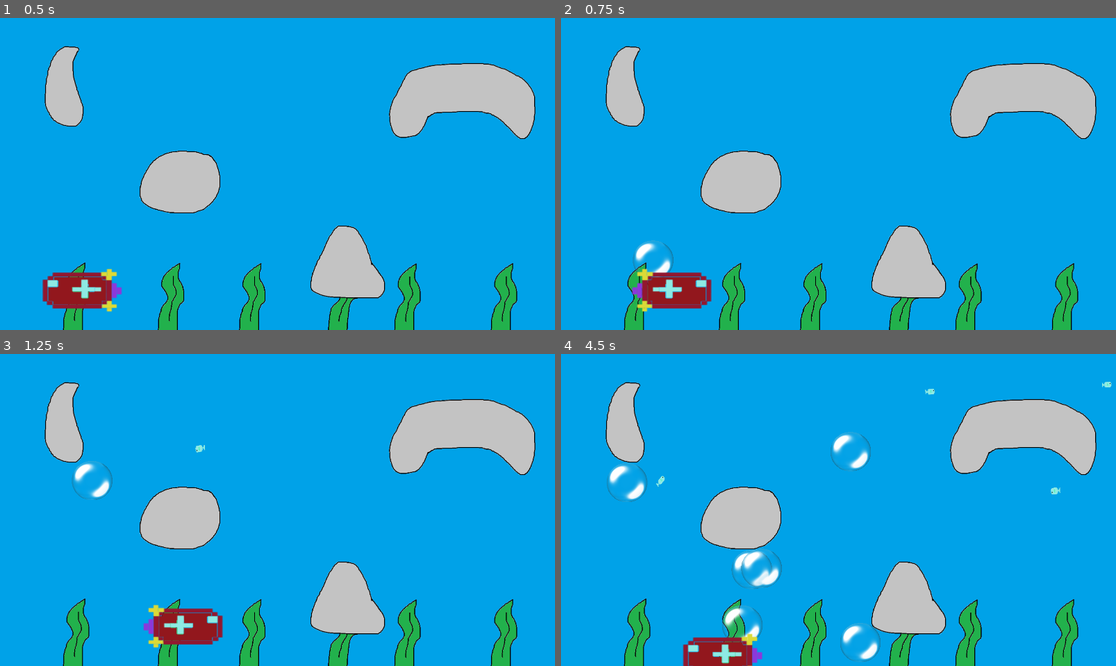
Above: before the commit, frames 1-4 (two rows, left to right).
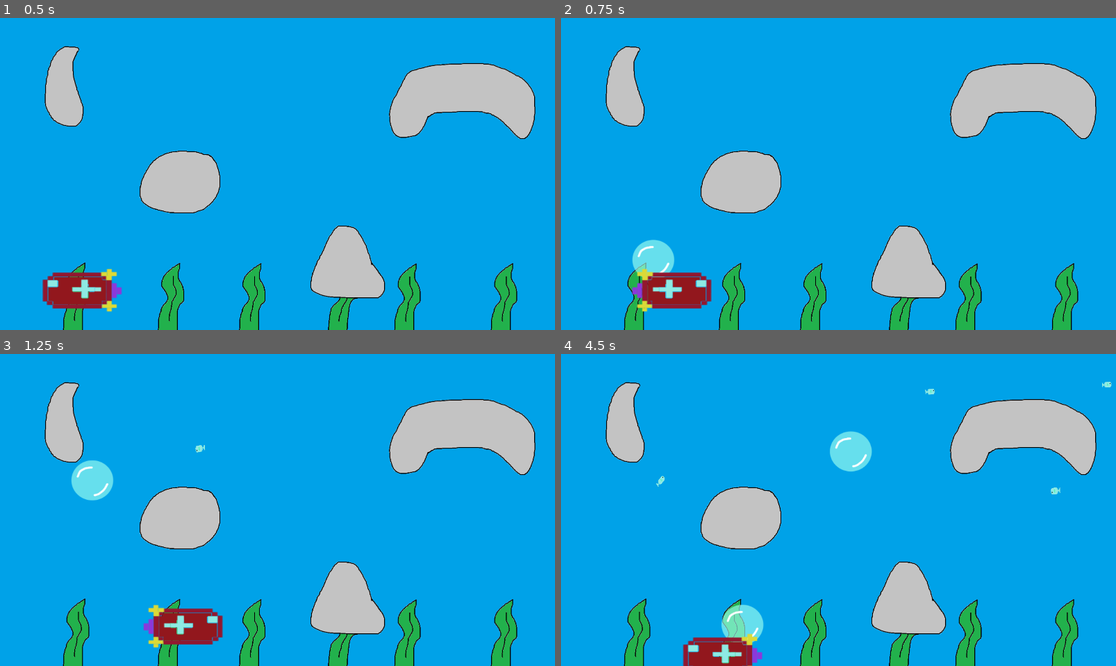
Above: after the commit, the same moments.

Repository: cachola25/cs447-subvival
Game: Godot game, scene res://level.tscn
Two runs of this game, one before a commit and one after it. Both use one fixed random seed, a clock stepped at 60 frames per second and the inputs below. This scene is started directly instead of the project's main scene.
Inputs:
- Up to frame 1 (0.5 s): no input
- Up to frame 2 (0.75 s): tap Enter at 0.5 s; hold D (move_right) from 0.53 s (still down); tap Space (release_bubble) at 0.6 s
- Up to frame 3 (1.25 s): keep holding D (move_right)
- Up to frame 4 (4.5 s): release D (move_right) at 1.28 s; hold S (move_down) 1.28-2.03 s; tap Space (release_bubble) every 0.75 s from 1.35 to 4.35 s; hold D (move_right) 2.03-2.78 s; hold W (move_up) 2.78-3.53 s; hold A (move_left) from 3.53 s (still down)

Frame 1 is identical in both runs. In frame 2, 0.6% of the frame differs, in the area x 12-21%, y 71-84%; in frame 3, 0.7%; in frame 4, 2.7%, in the area x 8-58%, y 24-99%.

Commit message:
Added pop and fish captures
Added a pop animation for the bubble
whenever it collides with something that isn't
a fish. Also added fish to be captured in a
bubble by adding an animation for it.

Diff:
--- a/bubble.gd
+++ b/bubble.gd
@@ -1,14 +1,27 @@
 extends CharacterBody2D
 
 const SPEED = 800
-signal capture_fish
+signal fish_captured
+
 # Bubble should move upwards
 func _ready():
+	$AnimatedSprite2D.play("bubble")
 	velocity = Vector2.ZERO
 	velocity.y = -SPEED  # Set the bubble to move upwards
 
 func _process(delta):
 	var collision_info = move_and_collide(velocity * delta)
 	if collision_info:
-		if (collision_info.get_collider() is money_fish):
-			emit_signal("capture_fish")
+		var collider = collision_info.get_collider()
+		if (collider is money_fish
+		and $AnimatedSprite2D.animation == "bubble"):
+			collision_layer = 3
+			collision_mask = 1
+			$AnimatedSprite2D.play("fish_captured")
+			collider.in_bubble = true
+		elif (collider is rock):
+			$AnimatedSprite2D.play("pop")
+
+func _on_animated_sprite_2d_animation_finished() -> void:
+	if ($AnimatedSprite2D.animation == "pop"):
+		queue_free()
--- a/bubble.tscn
+++ b/bubble.tscn
@@ -1,24 +1,50 @@
-[gd_scene load_steps=6 format=3 uid="uid://b6olq3cp8bc6a"]
+[gd_scene load_steps=10 format=3 uid="uid://b6olq3cp8bc6a"]
 
-[ext_resource type="Texture2D" uid="uid://dv8ser6mp7k7x" path="res://art/pngegg.png" id="1_34duo"]
 [ext_resource type="Script" path="res://bubble.gd" id="1_gvl63"]
+[ext_resource type="Texture2D" uid="uid://7fl3qgsh2etw" path="res://art/bubble.png" id="2_xw18t"]
+[ext_resource type="Texture2D" uid="uid://bxcks8640ye2c" path="res://art/fish_capture_bubble.png" id="3_5lqhq"]
+[ext_resource type="Texture2D" uid="uid://dypepupe3gemm" path="res://art/bubble_pop.png" id="3_fonab"]
 
 [sub_resource type="CircleShape2D" id="CircleShape2D_h5ae1"]
 radius = 70.1142
 
-[sub_resource type="AtlasTexture" id="AtlasTexture_pjudh"]
-atlas = ExtResource("1_34duo")
-region = Rect2(0, 0, 1200, 1200)
+[sub_resource type="AtlasTexture" id="AtlasTexture_tafn3"]
+atlas = ExtResource("2_xw18t")
+region = Rect2(7, 5, 83, 83)
+
+[sub_resource type="AtlasTexture" id="AtlasTexture_f17y6"]
+atlas = ExtResource("3_5lqhq")
+region = Rect2(8, 5, 82, 83)
+
+[sub_resource type="AtlasTexture" id="AtlasTexture_8iett"]
+atlas = ExtResource("3_fonab")
+region = Rect2(0, 4, 100, 88)
 
 [sub_resource type="SpriteFrames" id="SpriteFrames_o3hfk"]
 animations = [{
 "frames": [{
 "duration": 1.0,
-"texture": SubResource("AtlasTexture_pjudh")
+"texture": SubResource("AtlasTexture_tafn3")
 }],
 "loop": true,
 "name": &"bubble",
 "speed": 5.0
+}, {
+"frames": [{
+"duration": 1.0,
+"texture": SubResource("AtlasTexture_f17y6")
+}],
+"loop": true,
+"name": &"fish_captured",
+"speed": 5.0
+}, {
+"frames": [{
+"duration": 1.0,
+"texture": SubResource("AtlasTexture_8iett")
+}],
+"loop": false,
+"name": &"pop",
+"speed": 10.0
 }]
 
 [node name="bubble" type="CharacterBody2D"]
@@ -37,7 +63,9 @@
 [node name="AnimatedSprite2D" type="AnimatedSprite2D" parent="."]
 z_index = 1
 z_as_relative = false
-position = Vector2(-1.12495, 1)
-scale = Vector2(0.123542, 0.119062)
+position = Vector2(-1.41413, 1)
+scale = Vector2(1.76901, 1.69419)
 sprite_frames = SubResource("SpriteFrames_o3hfk")
 animation = &"bubble"
+
+[connection signal="animation_finished" from="AnimatedSprite2D" to="." method="_on_animated_sprite_2d_animation_finished"]
--- a/level.tscn
+++ b/level.tscn
@@ -1,8 +1,9 @@
-[gd_scene load_steps=7 format=3 uid="uid://1hnoh3dfe6hp"]
+[gd_scene load_steps=8 format=3 uid="uid://1hnoh3dfe6hp"]
 
 [ext_resource type="PackedScene" uid="uid://cnemvuq4712kt" path="res://submarine.tscn" id="1_pdhn7"]
 [ext_resource type="Texture2D" uid="uid://bqmltib1gqkeq" path="res://art/Levels/1.png" id="1_u6ig5"]
 [ext_resource type="Script" path="res://spawn_fish.gd" id="2_okg1x"]
+[ext_resource type="Script" path="res://rocks.gd" id="4_rrbfm"]
 
 [sub_resource type="Curve2D" id="Curve2D_sp0ak"]
 _data = {
@@ -67,23 +68,24 @@
 offset_bottom = 88.0
 texture = ExtResource("1_u6ig5")
 
-[node name="StaticBody2D" type="StaticBody2D" parent="."]
-collision_layer = 3
-collision_mask = 3
+[node name="rocks" type="StaticBody2D" parent="."]
+collision_layer = 10
+collision_mask = 10
+script = ExtResource("4_rrbfm")
 
-[node name="Rock1" type="CollisionPolygon2D" parent="StaticBody2D"]
+[node name="Rock1" type="CollisionPolygon2D" parent="rocks"]
 position = Vector2(207, 205)
 polygon = PackedVector2Array(62, -101, 66, -92, 51, -70, 45, -48, 45, -22, 50, 10, 57, 31, 67, 65, 76, 94, 82, 106, 79, 126, 75, 153, 59, 168, 42, 172, 2, 165, -24, 146, -45, 113, -51, 74, -48, 28, -42, -19, -26, -63, -1, -96, 20, -107, 45, -105)
 
-[node name="Rock2" type="CollisionPolygon2D" parent="StaticBody2D"]
+[node name="Rock2" type="CollisionPolygon2D" parent="rocks"]
 position = Vector2(646, 462)
 polygon = PackedVector2Array(12, -2, 39, 3, 54, 9, 72, 12, 88, 21, 98, 36, 106, 49, 112, 72, 115, 102, 114, 127, 102, 156, 88, 177, 66, 196, 37, 208, 23, 214, -42, 213, -78, 208, -120, 197, -143, 182, -156, 170, -162, 144, -158, 113, -143, 73, -118, 37, -98, 20, -71, 8, -48, 2, -22, -1)
 
-[node name="Rock3" type="CollisionPolygon2D" parent="StaticBody2D"]
+[node name="Rock3" type="CollisionPolygon2D" parent="rocks"]
 position = Vector2(1610, 159)
 polygon = PackedVector2Array(11, 1, 65, 1, 97, 4, 136, 18, 168, 36, 206, 58, 221, 77, 233, 94, 238, 108, 239, 146, 240, …(380 unchanged characters)…
 
-[node name="CollisionPolygon2D" type="CollisionPolygon2D" parent="StaticBody2D"]
+[node name="CollisionPolygon2D" type="CollisionPolygon2D" parent="rocks"]
 position = Vector2(1191, 721)
 polygon = PackedVector2Array(12, -1, 30, 5, 39, 10, 49, 20, 57, 33, 69, 56, 76, 69, 81, 83, 84, 95, 90, 108, 96, 131, 1 …(231 unchanged characters)…
 
--- a/money_fish.gd
+++ b/money_fish.gd
@@ -1,6 +1,7 @@
 extends CharacterBody2D
 
 class_name money_fish
+var in_bubble = false
 
 func _ready() -> void:
 	pass
--- /dev/null
+++ b/rocks.gd
@@ -0,0 +1,11 @@
+extends StaticBody2D
+
+class_name rock
+# Called when the node enters the scene tree for the first time.
+func _ready() -> void:
+	pass # Replace with function body.
+
+
+# Called every frame. 'delta' is the elapsed time since the previous frame.
+func _process(delta: float) -> void:
+	pass
--- a/spawn_fish.gd
+++ b/spawn_fish.gd
@@ -28,11 +28,15 @@
 	paths.append($Path2D_3)
 	$money_fish_spawn_timer.start()
 
-
 # Called every frame. 'delta' is the elapsed time since the previous frame.
 func _process(delta: float) -> void:
 	for i in range(len(active_money_fish)-1, -1, -1):
 		var curr_fish = active_money_fish[i]
+		var money_fish_scene = curr_fish.get_child(0)
+		if (money_fish_scene.in_bubble):
+			active_money_fish.remove_at(i)
+			curr_fish.queue_free()
+			continue
 		var curr_fish_speed = curr_fish.get_meta("speed")
 		curr_fish.progress += curr_fish_speed * delta
 		if curr_fish.progress_ratio >= 1:
--- a/submarine.tscn
+++ b/submarine.tscn
@@ -25,6 +25,8 @@
 
 [node name="submarine" type="CharacterBody2D"]
 z_index = 2
+collision_layer = 8
+collision_mask = 8
 script = ExtResource("1_uaken")
 
 [node name="CollisionShape2D" type="CollisionShape2D" parent="."]
Binary file added: art/bubble.png
Not shown, added: art/bubble.png.import
Binary file added: art/bubble_pop.png
Not shown, added: art/bubble_pop.png.import
Binary file added: art/fish_capture_bubble.png
Not shown, added: art/fish_capture_bubble.png.import
Not shown, added: art/bubble.kra
Not shown, added: art/bubble_pop.kra
Not shown, added: art/fish_capture_bubble.kra
Not shown, added: art/fish_capture_bubble.kra~
Not shown, added: art/fish_capture_bubble.png~
